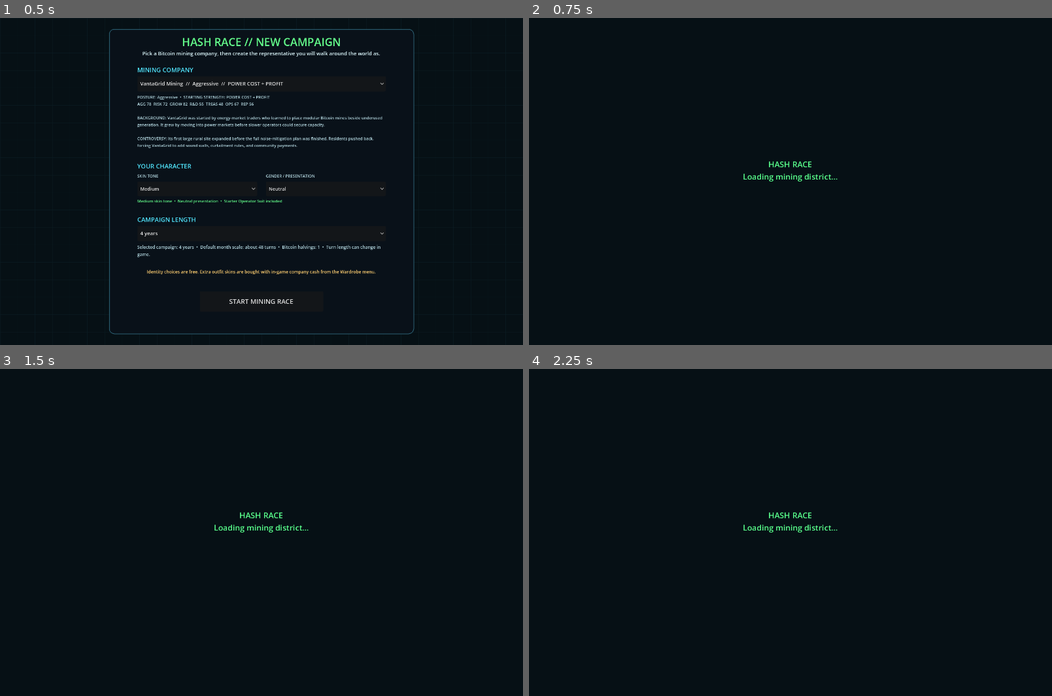
Above: before the commit, frames 1-4 (two rows, left to right).
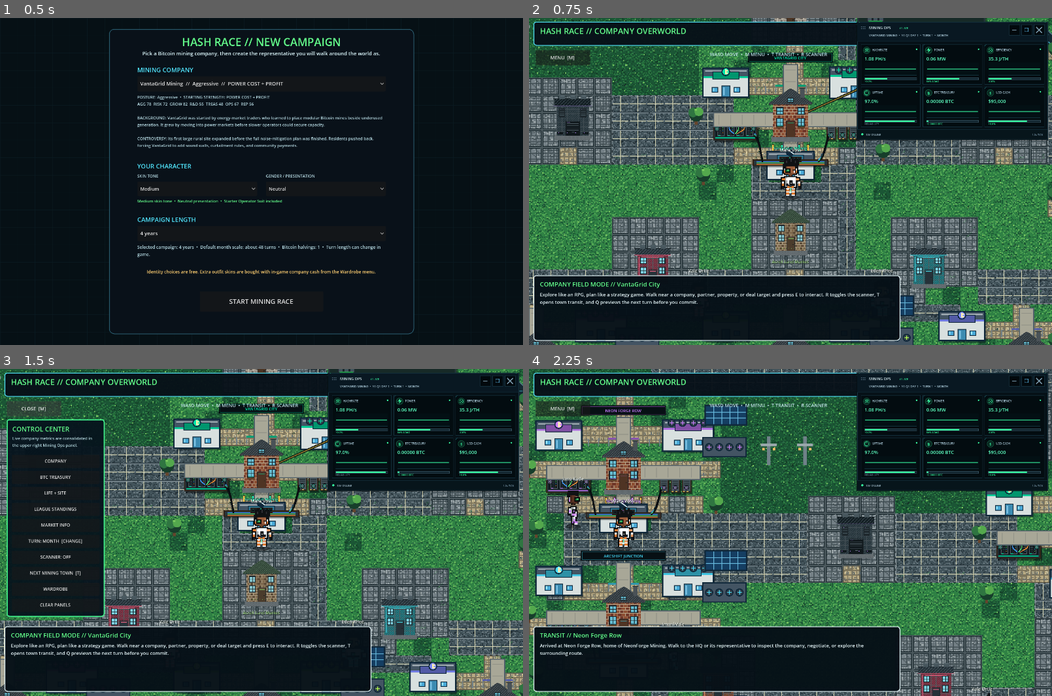
Above: after the commit, the same moments.

Repository: 1freetech/HashRace
Game: Godot game, scene res://scenes/campaign_setup.tscn
Same seed, same stepped clock (60 frames per second), same inputs: the game is played once before the commit and once after it.
Inputs (mouse positions are in pixels of both pictures, inside the frame that each line leads up to):
- Up to frame 1 (0.5 s): no input
- Up to frame 2 (0.75 s): click "START MINING RACE" at 0.5 s
- Up to frame 3 (1.5 s): click (31, 408) at 1.25 s, where only the run after the commit has a clickable "MENU [M]"
- Up to frame 4 (2.25 s): click (586, 571) at 2 s, where only the run after the commit has a clickable "NEXT MINING TOWN [T]"

Frame 1 is identical in both runs. In frame 2, 70% of the frame differs, in the area x 0-100%, y 0-100%; in frame 3, 60%; in frame 4, 69%.
Error before the commit: Parse Error: Function "request_end_quarter()" not found in base self. (res://scripts/world_v086.gd:20)

Commit message:
Clarify the live turn confirmation state so players can see whether the next End Turn or Space action will preview or settle the selected Day, Month, Quarter, Year, or Custom turn. This keeps the proven v0.085 focus-safe shortcut path intact, removes the invalid call into an unrelated legacy market layer, and makes the two-step settlement loop easier to understand without changing mining economics or the ten-company league.

Diff:
--- a/Godot/scripts/world_v086.gd
+++ b/Godot/scripts/world_v086.gd
@@ -1,36 +1,32 @@
 extends "res://scripts/world_v085.gd"
 
-# Hash Race v0.086 turn-flow correctness fix.
-# Route the Space shortcut through the same preview/confirmation path as the
-# visible End Turn button. v0.085 called _end_quarter() directly, bypassing the
-# market-layer request_end_quarter() confirmation gate.
+# Hash Race v0.086 turn-confirmation clarity pass.
+# v0.085 already routes Space through the live _end_quarter() settlement gate,
+# which owns live_quarter_confirmation_pending. This layer makes that state
+# visible on the End Turn button instead of calling the unrelated legacy
+# world_market.gd request_end_quarter() path.
 
-const V086_TURN_PREVIEW_REVISION: int = 1
+const V086_TURN_CONFIRMATION_REVISION: int = 2
 
 func _ready() -> void:
     super._ready()
-    set_meta("hashrace_turn_preview_revision", V086_TURN_PREVIEW_REVISION)
-    _refresh_v086_turn_tooltip()
-
-func _unhandled_input(event: InputEvent) -> void:
-    if event is InputEventKey:
-        var key_event := event as InputEventKey
-        if key_event.pressed and not key_event.echo and key_event.keycode == KEY_SPACE:
-            if get_viewport().gui_get_focus_owner() == null and not campaign_complete:
-                request_end_quarter()
-                get_viewport().set_input_as_handled()
-                return
-    # Skip world_v085.gd's Space handler after handling non-Space events here;
-    # its parent chain still owns Escape/cancel and all other gameplay input.
-    super._unhandled_input(event)
+    set_meta("hashrace_turn_confirmation_revision", V086_TURN_CONFIRMATION_REVISION)
+    _refresh_v086_turn_button()
 
 func _refresh_ui() -> void:
     super._refresh_ui()
-    _refresh_v086_turn_tooltip()
+    _refresh_v086_turn_button()
 
-func _refresh_v086_turn_tooltip() -> void:
-    if is_instance_valid(quarter_button):
-        quarter_button.tooltip_text = "End the current %s turn. Space previews first; Space again confirms. Esc cancels." % turn_length_name()
+func _refresh_v086_turn_button() -> void:
+    if not is_instance_valid(quarter_button):
+        return
+    var label := turn_length_name()
+    if live_quarter_confirmation_pending:
+        quarter_button.text = "CONFIRM %s TURN" % label
+        quarter_button.tooltip_text = "Settlement preview is armed. End Turn or Space confirms; Esc cancels."
+    else:
+        quarter_button.text = "PREVIEW %s TURN" % label
+        quarter_button.tooltip_text = "Preview the current %s settlement before committing it. Shortcut: Space." % label
 
-func debug_v086_turn_preview_ready() -> bool:
-    return V086_TURN_PREVIEW_REVISION == 1 and has_method("request_end_quarter")
+func debug_v086_turn_confirmation_ready() -> bool:
+    return V086_TURN_CONFIRMATION_REVISION == 2 and has_method("_end_quarter")
